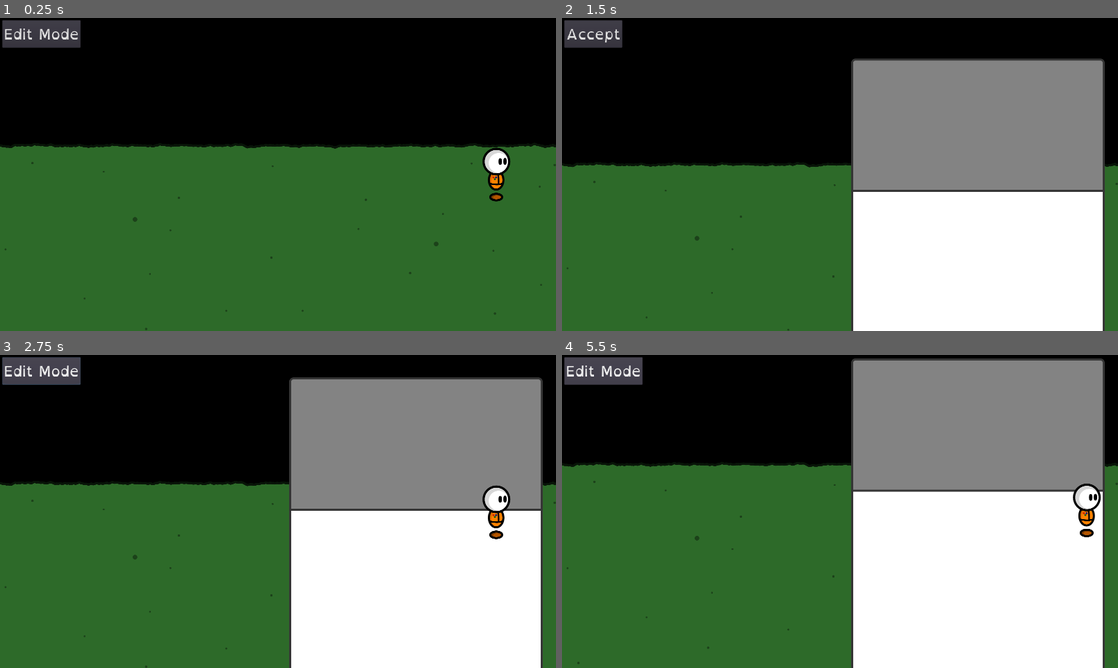
Above: before the commit, frames 1-4 (two rows, left to right).
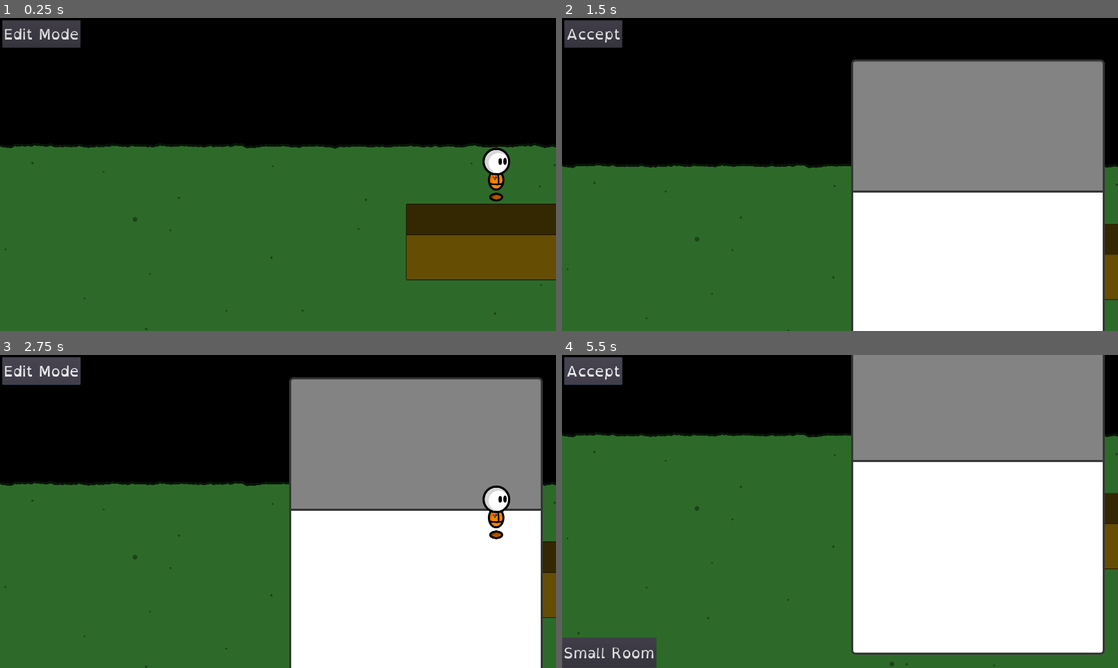
Above: after the commit, the same moments.

Repository: fupicat/szabandoned-0
Game: Godot game, scene res://Scenes/Places/House.tscn
Same seed, same stepped clock (60 frames per second), same inputs: the game is played once before the commit and once after it.
Inputs:
- Up to frame 1 (0.25 s): no input
- Up to frame 2 (1.5 s): click "Edit Mode" at 0.5 s; click "Small Room" at 1.25 s
- Up to frame 3 (2.75 s): click "Accept" at 2 s
- Up to frame 4 (5.5 s): hold Right (right) 2.78-3.5 s; hold Tab (mode) 2.78-3.5 s; click "Accept" at 3.5 s; tap Enter at 4.25 s; hold Down (down) 4.28-5.03 s; tap X (action) at 4.35 s; tap Tab (mode) at 4.55 s; hold Right (right) from 5.03 s (still down); hold Tab (mode) from 5.03 s (still down)

The runs differ from the first frame. In frame 1, 6.6% of the frame differs, in the area x 73-100%, y 59-84%; in frame 2, 1.4%; in frame 3, 0.6%; in frame 4, 16%, in the area x 0-100%, y 0-100%.

Commit message:
Added unplaceable path

Diff:
--- a/Scenes/Places/House.tscn
+++ b/Scenes/Places/House.tscn
@@ -1,20 +1,24 @@
-[gd_scene load_steps=9 format=2]
+[gd_scene load_steps=11 format=2]
 
 [ext_resource path="res://Scripts/Places/House.gd" type="Script" id=1]
 [ext_resource path="res://Scenes/Player.tscn" type="PackedScene" id=2]
 [ext_resource path="res://Art/Grama.png" type="Texture" id=3]
-[ext_resource path="res://Scripts/UI/HouseUI.gd" type="Script" id=4]
-[ext_resource path="res://Fonts/OpenDyslexic-Regular.otf" type="DynamicFontData" id=5]
+[ext_resource path="res://Art/Placeables/SmallRoom.png" type="Texture" id=4]
+[ext_resource path="res://Scripts/UI/HouseUI.gd" type="Script" id=5]
+[ext_resource path="res://Fonts/OpenDyslexic-Regular.otf" type="DynamicFontData" id=6]
 
 [sub_resource type="RectangleShape2D" id=1]
 extents = Vector2( 3531.48, 5.19971 )
 
-[sub_resource type="DynamicFont" id=2]
+[sub_resource type="RectangleShape2D" id=2]
+extents = Vector2( 515.904, 215.157 )
+
+[sub_resource type="DynamicFont" id=3]
 size = 50
-font_data = ExtResource( 5 )
+font_data = ExtResource( 6 )
 
-[sub_resource type="Theme" id=3]
-default_font = SubResource( 2 )
+[sub_resource type="Theme" id=4]
+default_font = SubResource( 3 )
 Button/colors/font_color = Color( 0.878431, 0.878431, 0.878431, 1 )
 Button/colors/font_color_disabled = Color( 0.9, 0.9, 0.9, 0.2 )
 Button/colors/font_color_hover = Color( 0.941176, 0.941176, 0.941176, 1 )
@@ -39,7 +43,6 @@
 collision/safe_margin = 0.8
 
 [node name="Grama" type="StaticBody2D" parent="."]
-editor/display_folded = true
 position = Vector2( 0, 2838.04 )
 __meta__ = {
 "_edit_lock_": true
@@ -65,13 +68,33 @@
 position = Vector2( 41.041, 1798.36 )
 shape = SubResource( 1 )
 
+[node name="Path" type="Area2D" parent="Grama"]
+editor/display_folded = true
+position = Vector2( 2617.2, -1514.01 )
+z_index = -4095
+
+[node name="NinePatchRect" type="NinePatchRect" parent="Grama/Path"]
+modulate = Color( 0.4, 0.309804, 0.0196078, 1 )
+margin_right = 956.0
+margin_bottom = 453.0
+texture = ExtResource( 4 )
+patch_margin_left = 45
+patch_margin_top = 45
+patch_margin_right = 45
+patch_margin_bottom = 45
+
+[node name="CollisionShape2D" type="CollisionShape2D" parent="Grama/Path"]
+position = Vector2( 531.267, 231.481 )
+shape = SubResource( 2 )
+
 [node name="HouseUI" type="CanvasLayer" parent="."]
-script = ExtResource( 4 )
+editor/display_folded = true
+script = ExtResource( 5 )
 
 [node name="UI" type="Control" parent="HouseUI"]
 anchor_right = 1.0
 anchor_bottom = 1.0
-theme = SubResource( 3 )
+theme = SubResource( 4 )
 
 [node name="Mode" type="Button" parent="HouseUI/UI"]
 margin_left = 8.0
--- a/Scripts/Placeable.gd
+++ b/Scripts/Placeable.gd
@@ -24,6 +24,8 @@
         on_me = false
 
 func place():
+    if get_parent().get_node('Grama/Path').get_overlapping_bodies().has(get_parent().get_node('Player')):
+        return false
     move = false
     $Col.disabled = false
     return true
